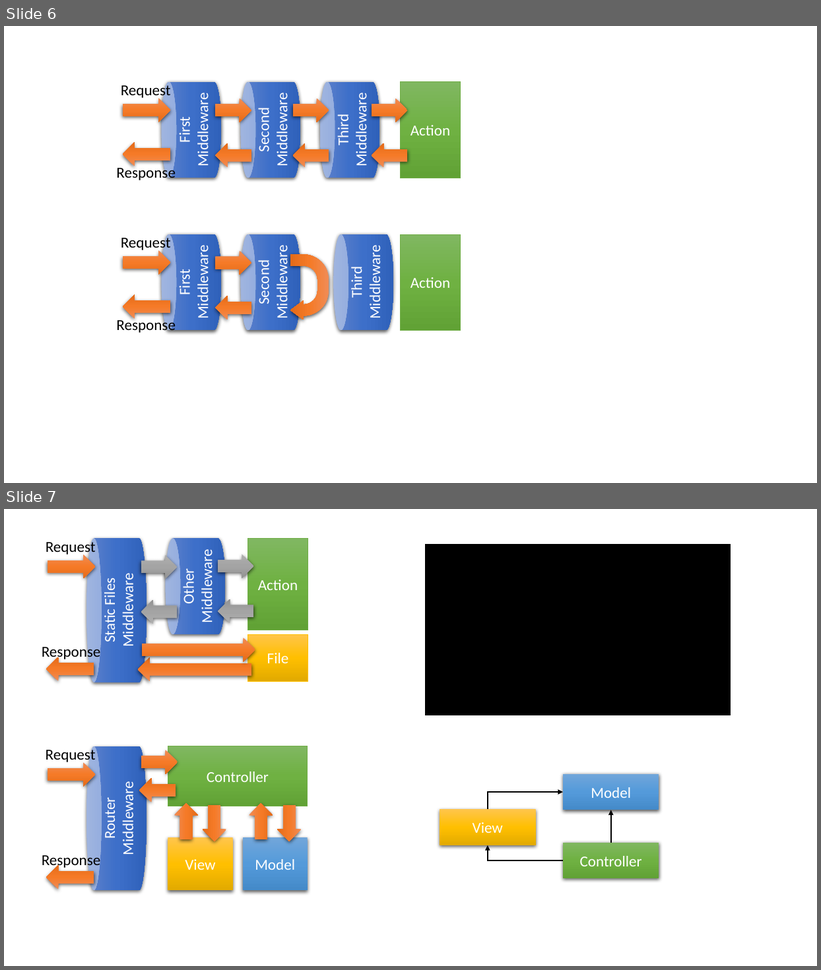
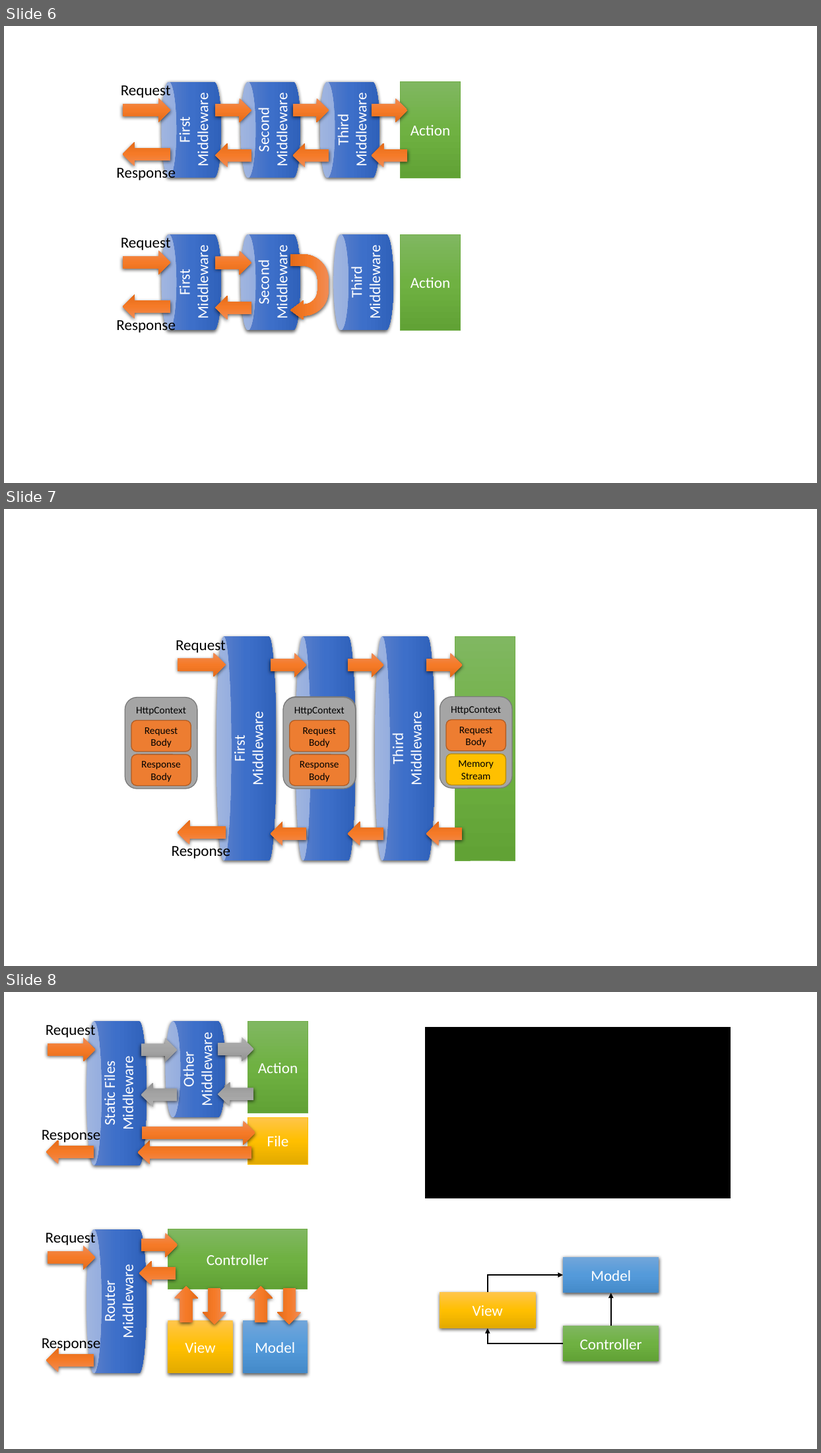
Before and after one commit to johnwu1114/blog-johnwu-cc, a slide deck: source/_assets/ironman.pptx. Shown one above the other, each under a label of ours: slides 6 and 7 before the commit, slides 6, 7 and 8 after it. The pictures are 821x970 and 821x1453 pixels, drawn with LibreOffice and Linux fonts; fonts in the diff are those of the drawing. Boxes give left, top, right and bottom in pixels: in the first picture for what was removed or moved away, otherwise in the second. Text is boxed around its words. In the diff, an @@ line names an element or a change of style, - is before the commit and + after.

```diff
--- a/source/_assets/ironman.pptx
+++ b/source/_assets/ironman.pptx
@@ slide 7 added at (x1=4, y1=509, x2=817, y2=966), background #FFFFFF @@
@@ text added at (x1=176, y1=637, x2=226, y2=654), 18 pt, text #000000 @@
+Request
@@ cylinder added at (x1=217, y1=636, x2=276, y2=861), fill gradient #6183CB to #3E70CA to #3062BB @@
@@ cylinder added at (x1=296, y1=636, x2=355, y2=861), fill gradient #6183CB to #3E70CA to #3062BB @@
@@ cylinder added at (x1=375, y1=636, x2=435, y2=861), fill gradient #6183CB to #3E70CA to #3062BB @@
@@ rectangle added at (x1=455, y1=636, x2=516, y2=861), fill gradient #81B861 to #6FB242 to #62A336, outline #70AD47 0.5 pt @@
@@ right arrow added at (x1=178, y1=653, x2=226, y2=677), fill gradient #F18C57 to #F67B28 to #E56C19 @@
@@ right arrow added at (x1=271, y1=653, x2=306, y2=677), fill gradient #F18C57 to #F67B28 to #E56C19 @@
@@ right arrow added at (x1=348, y1=653, x2=384, y2=677), fill gradient #F18C57 to #F67B28 to #E56C19 @@
@@ right arrow added at (x1=426, y1=653, x2=463, y2=677), fill gradient #F18C57 to #F67B28 to #E56C19 @@
@@ rounded rectangle added at (x1=125, y1=698, x2=197, y2=789), fill #A5A5A5, outline #7A7A7A 1 pt, 12 pt, text #000000 @@
+HttpContext
@@ rounded rectangle added at (x1=283, y1=697, x2=356, y2=788), fill #A5A5A5, outline #7A7A7A 1 pt, 12 pt, text #000000 @@
+HttpContext
@@ rounded rectangle added at (x1=283, y1=698, x2=356, y2=789), fill #A5A5A5, outline #7A7A7A 1 pt, 12 pt, text #000000 @@
+HttpContext
@@ rounded rectangle added at (x1=440, y1=697, x2=513, y2=788), fill #A5A5A5, outline #7A7A7A 1 pt, 12 pt, text #000000 @@
+HttpContext
@@ rounded rectangle added at (x1=131, y1=721, x2=191, y2=752), fill #ED7D31, outline #AF5C24 1 pt, 12 pt, text #000000 @@
+Request
+Body
@@ text added at (x1=230, y1=719, x2=267, y2=784), 18 pt, text #FFFFFF @@
+First
+Middleware
@@ rounded rectangle added at (x1=290, y1=721, x2=349, y2=752), fill #ED7D31, outline #AF5C24 1 pt, 12 pt, text #000000 @@
+Request
+Body
@@ text added at (x1=310, y1=719, x2=347, y2=779), 18 pt, text #FFFFFF @@
+Second
+Middleware
@@ text added at (x1=389, y1=719, x2=426, y2=784), 18 pt, text #FFFFFF @@
+Third
+Middleware
@@ rounded rectangle added at (x1=446, y1=720, x2=506, y2=751), fill #ED7D31, outline #AF5C24 1 pt, 12 pt, text #000000 @@
+Request
+Body
@@ text added at (x1=465, y1=741, x2=505, y2=758), 18 pt, text #FFFFFF @@
+Action
@@ rounded rectangle added at (x1=131, y1=755, x2=191, y2=786), fill #ED7D31, outline #AF5C24 1 pt, 12 pt, text #000000 @@
+Response
+Body
@@ rounded rectangle added at (x1=290, y1=755, x2=349, y2=786), fill #ED7D31, outline #AF5C24 1 pt, 12 pt, text #000000 @@
+Response
+Body
@@ rounded rectangle added at (x1=446, y1=755, x2=506, y2=786), fill #FFC000, outline #BD8E00 1 pt, 12 pt, text #000000 @@
+Memory
+Stream
@@ right arrow added at (x1=178, y1=821, x2=226, y2=844), fill gradient #F18C57 to #F67B28 to #E56C19 @@
@@ right arrow added at (x1=271, y1=822, x2=306, y2=846), fill gradient #F18C57 to #F67B28 to #E56C19 @@
@@ right arrow added at (x1=348, y1=822, x2=384, y2=846), fill gradient #F18C57 to #F67B28 to #E56C19 @@
@@ right arrow added at (x1=426, y1=822, x2=463, y2=846), fill gradient #F18C57 to #F67B28 to #E56C19 @@
@@ text added at (x1=172, y1=844, x2=231, y2=861), 18 pt, text #000000 @@
+Response
@@ what was slide 7 is now slide 8 @@
```
Also in this commit, not shown: 6 other files.
